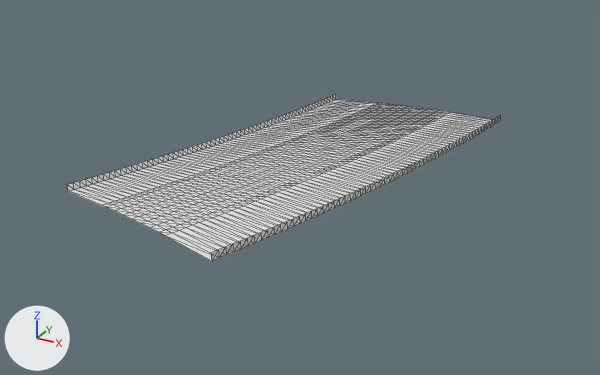
A saved change to the glTF model public/assets/gen4/models/track-14.glb.
Both versions are drawn from a 50 mm lens placed at (741.1, -403.8, 50.8), pointed at (687.0, -305.5, 1.6). The lights are fixed; the arrows at lower left show +X, +Y and +Z. The first picture is the older version. Mesh edges are drawn as thin lines. Vertices at exactly the same position are counted once.

Names of what the first picture shows: 'track-14'.
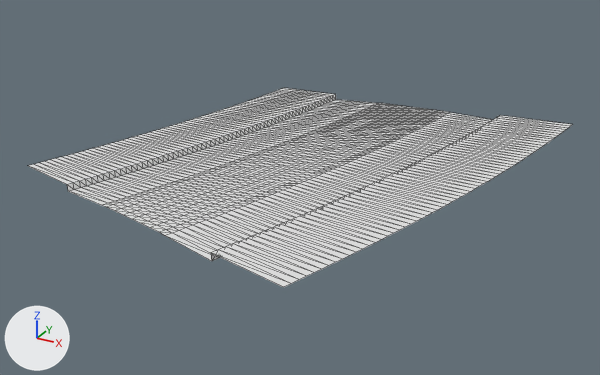
Boxes (x1, y1, x2, y2) around the edits, measured in the pictures (600 x 375 px):
'track-14', reshaped (26% wider, 19% taller): before (67, 94, 500, 261); after (28, 88, 573, 287)
part 1 of me_track_14, added: after (212, 115, 573, 287)
part 2 of me_track_14, added: after (28, 88, 335, 185)

What the commit changed:
me_track_14 is used by ob_track_14; location (0.0, 0.0, 0.0).
me_track_14 had 819 vertices, 1488 faces and spanned x 662.4..707.2, y -337.2..-269.8, z 3.3..7.2.
me_track_14 now has 945 vertices, 1736 faces and spans x 651.0..719.0, y -340.8..-268.4, z 3.3..7.9.
me_track_14 part 1: 63 vertices added at x 704.5..719.0, y -340.8..-274.9, z 7.4..7.9.
me_track_14 part 2: 63 vertices added at x 651.0..663.1, y -323.5..-268.4, z 3.5..4.4.
